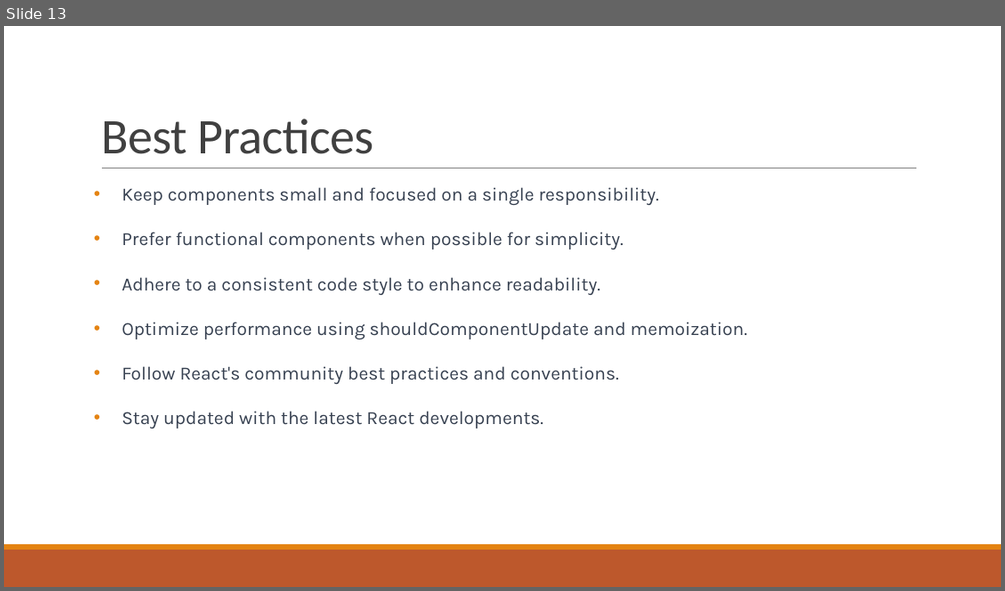
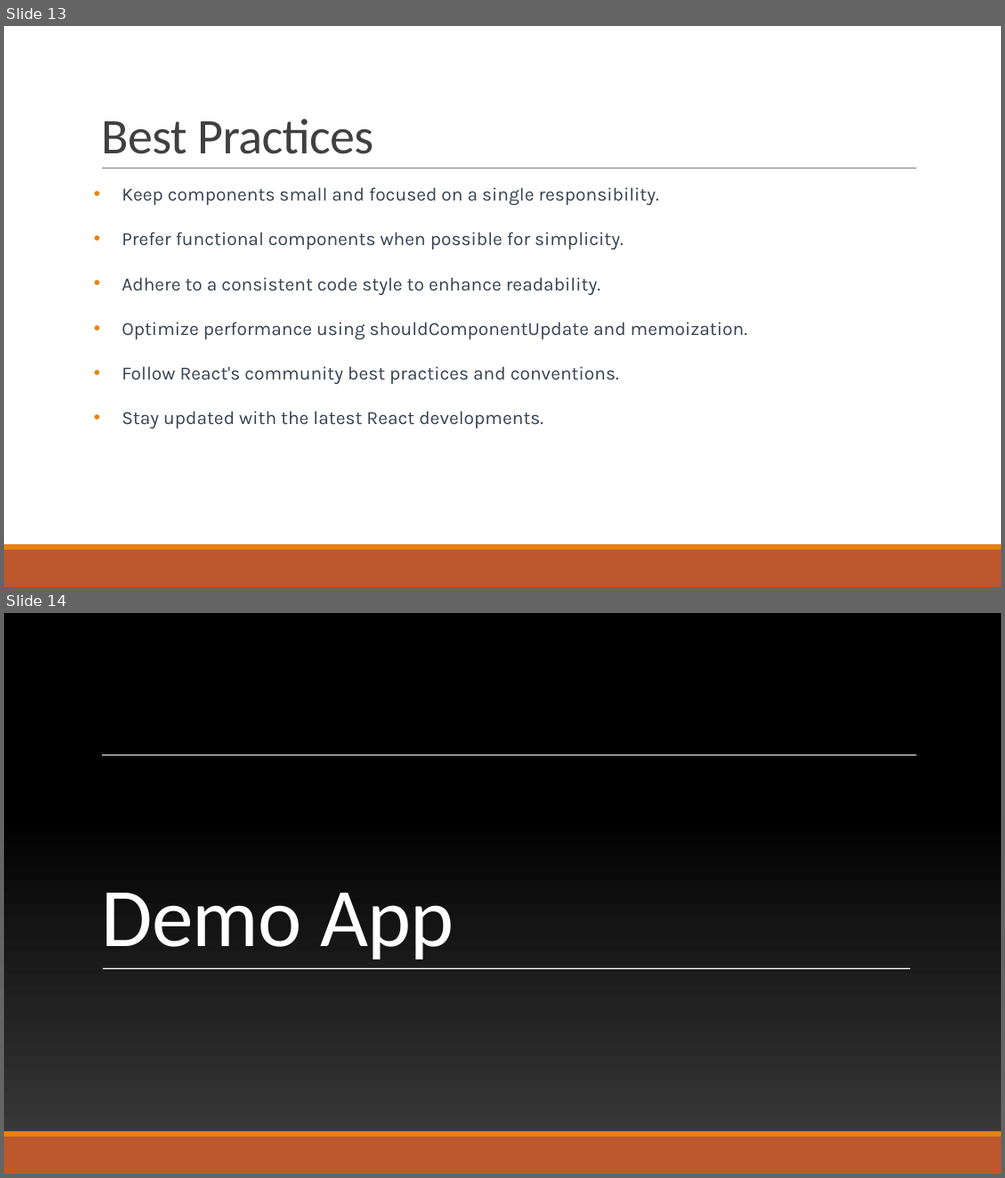
Before and after one commit to satyasingotam/Project1-ModernSwDevelopment, a slide deck: ModernSwDev_Project1/React JS Framework.pptx. Shown one above the other, each under a label of ours: slide 13 before the commit, slides 13 and 14 after it. The pictures are 1005x591 and 1005x1178 pixels, drawn with LibreOffice and Linux fonts; fonts in the diff are those of the drawing; background and template pictures are left out. Boxes give left, top, right and bottom in pixels: in the first picture for what was removed or moved away, otherwise in the second. Text is boxed around its words. In the diff, an @@ line names an element or a change of style, - is before the commit and + after.

Commit message:
PPT updated
ppt update for demo app

```diff
--- a/ModernSwDev_Project1/React JS Framework.pptx
+++ b/ModernSwDev_Project1/React JS Framework.pptx
@@ slide 14 added at bbox=[4, 613, 1001, 1174], background picture (left out) @@
@@ line added from (102, 755) to (917, 755), #FFFFFF 0.5 pt @@
@@ title added at bbox=[101, 892, 454, 959], 80 pt, text #FFFFFF @@
+Demo App
@@ line added from (103, 968) to (910, 968), #FFFFFF 0.5 pt @@
@@ line added from (103, 968) to (910, 968), #FFFFFF 0.5 pt @@
@@ rectangle added at bbox=[4, 1131, 1001, 1136], fill #E48312 @@
@@ rectangle added at bbox=[4, 1136, 1001, 1174], fill #BD582C @@
```
Also in this commit, not shown: 4 other slides added.
